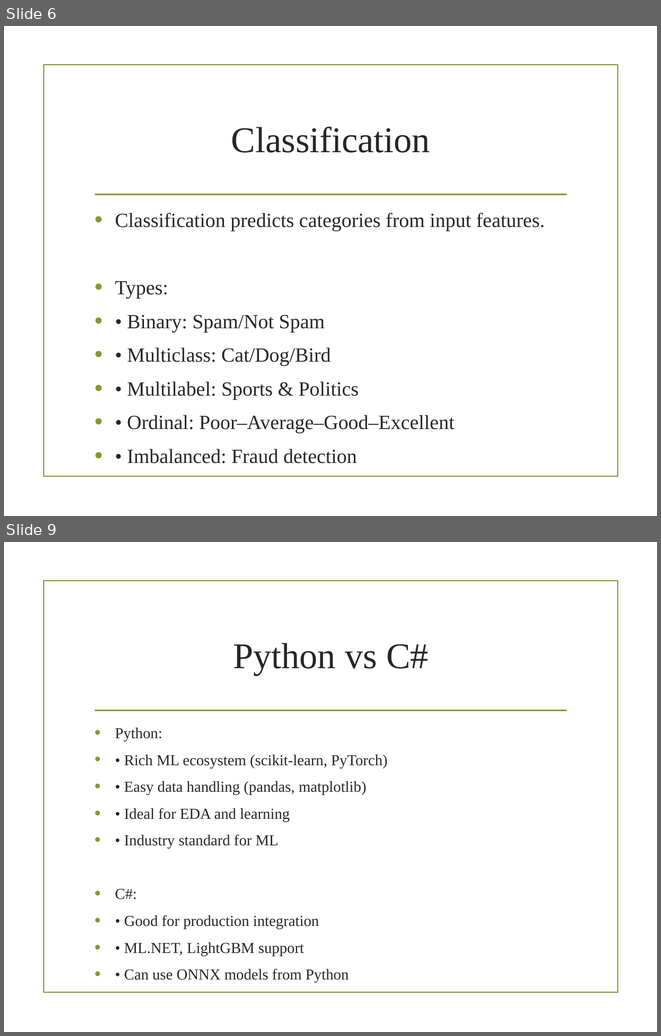
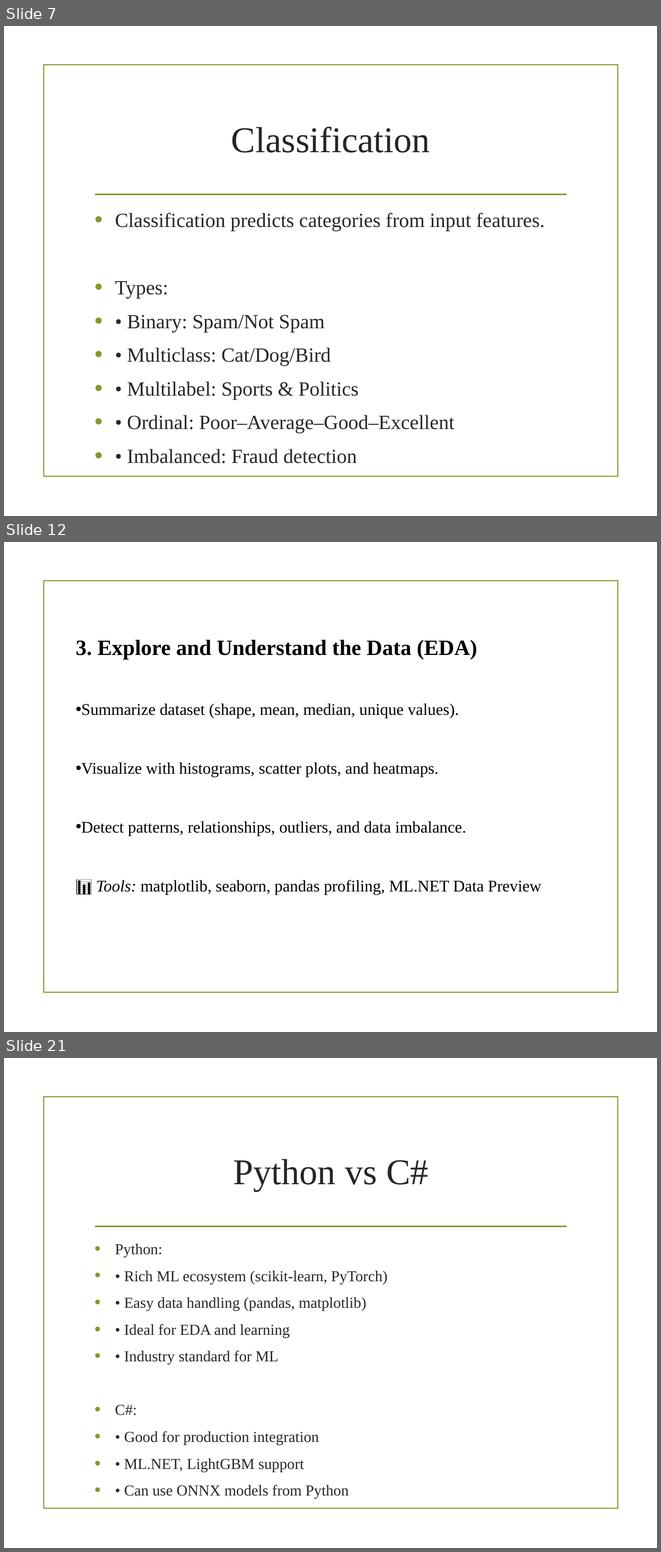
Before and after one commit to gecezeeshan/QuickRef, a slide deck: DataScience/Machine_Learning_Overview.pptx. Shown one above the other, each under a label of ours: slides 6 and 9 before the commit, slides 7, 12 and 21 after it; the slides between them are not shown. The pictures are 661x1036 and 661x1552 pixels, drawn with LibreOffice and Linux fonts; fonts in the diff are those of the drawing; background and template pictures are left out. Boxes give left, top, right and bottom in pixels: in the first picture for what was removed or moved away, otherwise in the second. Text is boxed around its words. In the diff, an @@ line names an element or a change of style, - is before the commit and + after.

```diff
--- a/DataScience/Machine_Learning_Overview.pptx
+++ b/DataScience/Machine_Learning_Overview.pptx
@@ slide 12 added at [4, 542, 657, 1032], background picture (left out); not listed: 1 template element that a slide beside it also shows @@
@@ text added at [76, 640, 541, 894], 18 pt, text #000000 @@
+3. Explore and Understand the Data (EDA)
+• Summarize dataset (shape, mean, median, unique values).
+• Visualize with histograms, scatter plots, and heatmaps.
+• Detect patterns, relationships, outliers, and data imbalance.
+📊 Tools: matplotlib, seaborn, pandas profiling, ML.NET Data Preview
@@ what was slide 6 is now slide 7 @@
@@ what was slide 9 is now slide 21 @@
```
Also in this commit, not shown: 5 slides changed, 12 other slides added, 1 slide removed, 4 other files.
